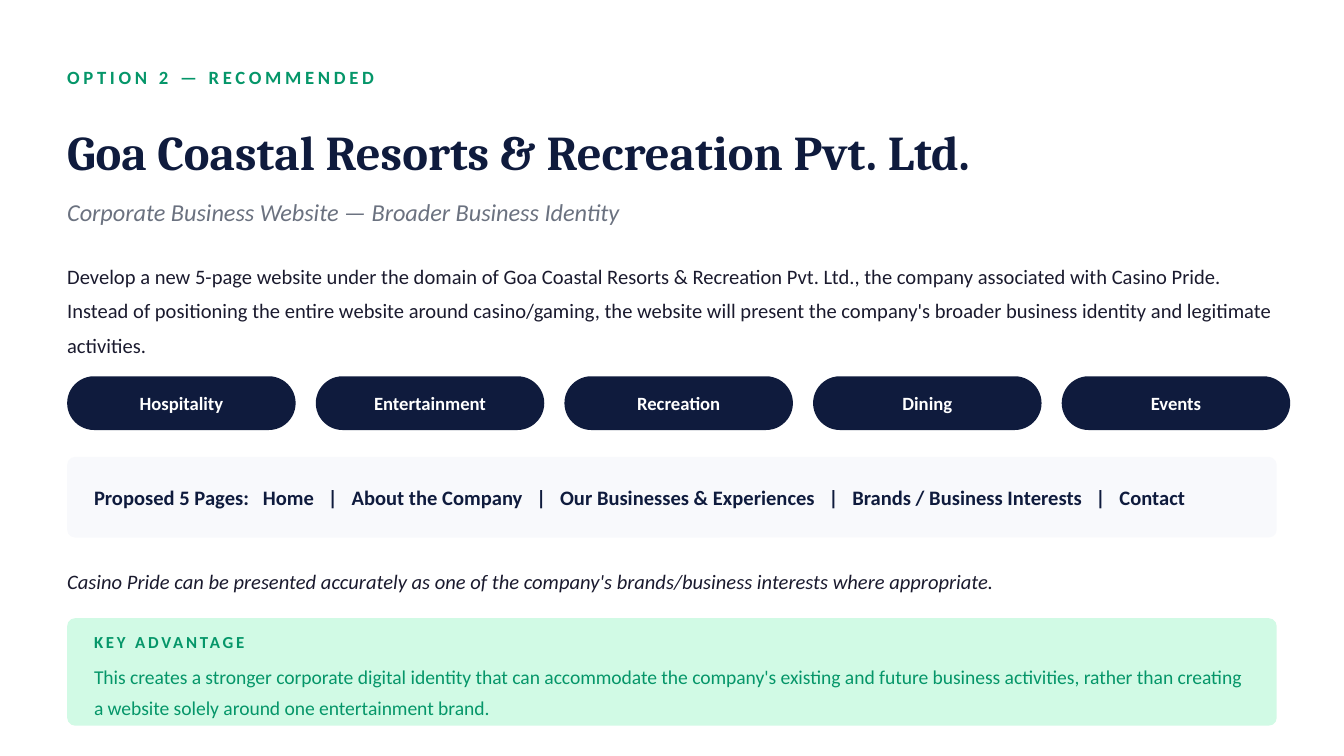
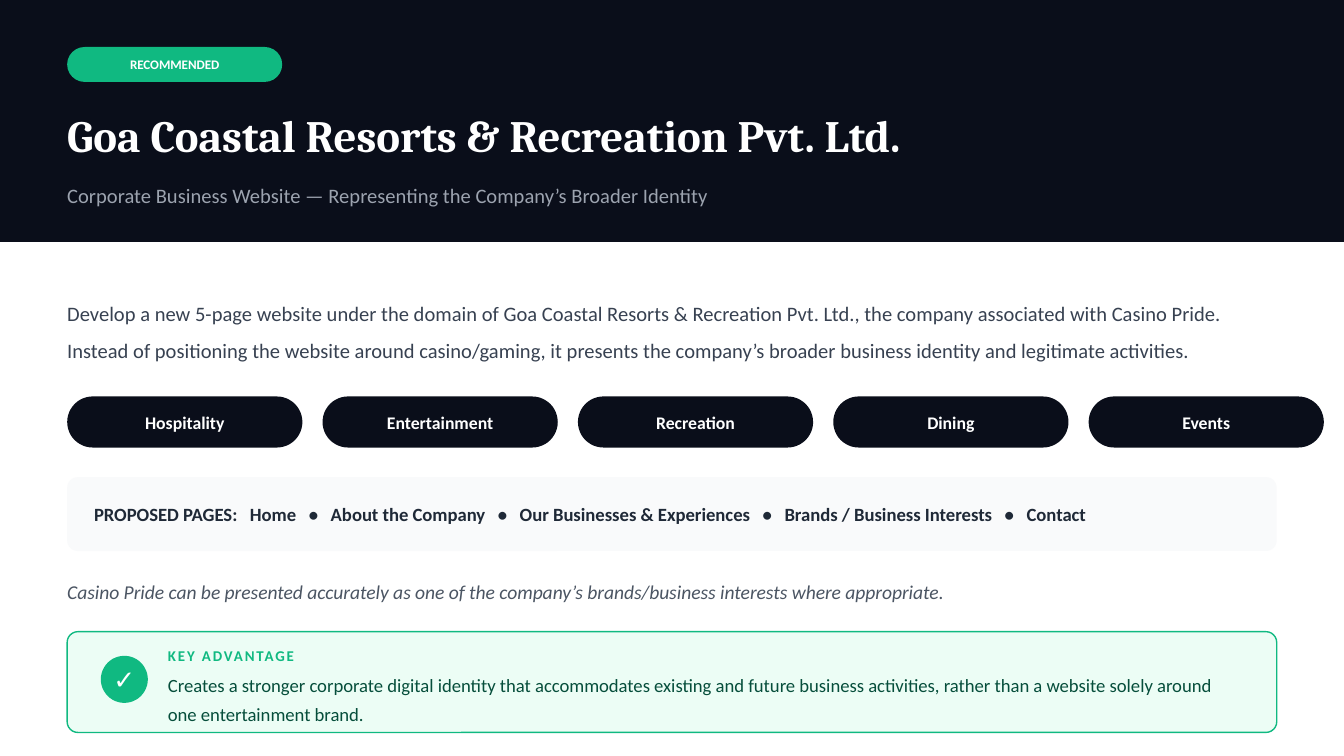
Before and after one commit to consecrating/PPTx, a slide deck: slide 3 of Casino_Pride_Digital_Strategy.pptx. Drawn at 1344x756 pixels with LibreOffice and Linux fonts; fonts in the diff are those of the drawing. Boxes give left, top, right and bottom in pixels: in the first picture for what was removed or moved away, otherwise in the second. Text is boxed around its words. In the diff, an @@ line names an element or a change of style, - is before the commit and + after.

Commit message:
redesign: Premium modern Casino Pride presentation
Complete redesign with contemporary design language:
- Dark immersive title slide with floating glass card
- Modern card-based split layout for options comparison
- Pill badges, green highlight borders for recommended option
- Dark premium pricing card with gold accents
- Process step pills in footer
- Subtle geometric shapes and shadows for depth
- Clean typography hierarchy with gold accent system
- Emerald green for 'recommended' visual cues throughout

Theme: Dark (#0A0E1A) + Gold (#D4A853) + Emerald (#10B981)

```diff
--- a/Casino_Pride_Digital_Strategy.pptx
+++ b/Casino_Pride_Digital_Strategy.pptx
@@ rectangle added at (0, 0, 1344, 242), fill #0A0E1A @@
@@ rounded rectangle added at (67, 47, 282, 82), fill #10B981 @@
@@ text removed at (67, 71, 374, 84) @@
-OPTION 2 — RECOMMENDED
@@ text added at (130, 60, 219, 69), 7 pt, text #FFFFFF, bold @@
+RECOMMENDED
@@ text "Goa Coastal Resorts & Recreation ...": place and size @@
-text "Goa Coastal Resorts & Recreation ..." at (67, 136, 970, 171)
+text "Goa Coastal Resorts & Recreation ..." at (67, 121, 901, 153)
@@ text "Goa Coastal Resorts & Recreation ..." at (67, 121, 901, 153): size 26 to 24 pt, text colour #0F1B3D to #FFFFFF @@
@@ text at (67, 188, 707, 207): text changed; size 13 to 11 pt; text colour #6B7280 to #9CA3AF; italic off @@
-Corporate Business Website — Broader Business Identity
+Corporate Business Website — Representing the Company’s Broader Identity
@@ text at (67, 306, 1221, 362): text changed; text colour #1A1A2E to #374151 @@
-Develop a new 5-page website under the domain of Goa Coastal Resorts & Recreation Pvt. Ltd., the company associated with Casino Pride. Instead of positioning the entire website around casino/gaming, the website will present the company's broader business identity and legitimate activities.
+Develop a new 5-page website under the domain of Goa Coastal Resorts & Recreation Pvt. Ltd., the company associated with Casino Pride. Instead of positioning the website around casino/gaming, it presents the company’s broader business identity and legitimate activities.
@@ rounded rectangle removed at (67, 376, 296, 430) @@
@@ text "Hospitality": place and size @@
-text "Hospitality" at (140, 397, 224, 413)
+text "Hospitality" at (145, 416, 224, 432)
@@ fill #0F1B3D to #0A0E1A in 4 elements at (833, 396, 1068, 448), (578, 396, 813, 448), (323, 396, 558, 448), (67, 396, 302, 448) @@
@@ rounded rectangle: place and size @@
-rounded rectangle at (316, 376, 544, 430)
+rounded rectangle at (67, 396, 302, 448)
@@ text "Entertainment": place and size @@
-text "Entertainment" at (374, 397, 486, 410)
+text "Entertainment" at (387, 416, 493, 429)
@@ rounded rectangle: place and size @@
-rounded rectangle at (564, 376, 793, 430)
+rounded rectangle at (323, 396, 558, 448)
@@ text "Recreation": place and size @@
-text "Recreation" at (637, 397, 720, 410)
+text "Recreation" at (656, 416, 735, 429)
@@ rounded rectangle: place and size @@
-rounded rectangle at (813, 376, 1042, 430)
+rounded rectangle at (578, 396, 813, 448)
@@ text "Dining": place and size @@
-text "Dining" at (902, 397, 952, 413)
+text "Dining" at (927, 416, 974, 432)
@@ rounded rectangle: place and size @@
-rounded rectangle at (1062, 376, 1290, 430)
+rounded rectangle at (833, 396, 1068, 448)
@@ size 10 to 9.5 pt in 5 elements at (145, 416, 224, 432), (387, 416, 493, 429), (656, 416, 735, 429), (927, 416, 974, 432), (1182, 417, 1230, 429) @@
@@ text "Events": place and size @@
-text "Events" at (1151, 398, 1201, 410)
+text "Events" at (1182, 417, 1230, 429)
@@ rounded rectangle added at (1089, 396, 1324, 448), fill #0A0E1A @@
@@ rounded rectangle: place and size @@
-rounded rectangle at (67, 457, 1277, 538)
+rounded rectangle at (67, 477, 1277, 551)
@@ rounded rectangle at (67, 477, 1277, 551): fill #F8F9FC to #F9FAFB; proportions changed @@
@@ text at (94, 508, 1086, 524): text changed; size 11 to 10 pt; text colour #0F1B3D to #1F2937 @@
-Proposed 5 Pages: Home | About the Company | Our Businesses & Experiences | Brands / Business Interests | Contact
+PROPOSED PAGES: Home • About the Company • Our Businesses & Experiences • Brands / Business Interests • Contact
@@ text at (67, 585, 943, 602): text changed; size 11 to 10.5 pt; text colour #1A1A2E to #4B5563 @@
-Casino Pride can be presented accurately as one of the company's brands/business interests where appropriate.
+Casino Pride can be presented accurately as one of the company’s brands/business interests where appropriate.
@@ rounded rectangle: place and size @@
-rounded rectangle at (67, 618, 1277, 726)
+rounded rectangle at (67, 632, 1277, 732)
@@ rounded rectangle at (67, 632, 1277, 732): fill #D1FAE5 to #ECFDF5; outline none to #10B981 0.75 pt; proportions changed @@
@@ ellipse added at (101, 656, 148, 703), fill #10B981 @@
@@ text added at (101, 656, 148, 703), 14 pt, text #FFFFFF, bold @@
+✓
@@ text "KEY ADVANTAGE": place and size @@
-text "KEY ADVANTAGE" at (94, 625, 1250, 659)
+text "KEY ADVANTAGE" at (168, 642, 1243, 669)
@@ text "KEY ADVANTAGE" at (168, 642, 1243, 669): size 9 to 8 pt, text colour #059669 to #10B981, letter spacing 1.5 to 1 pt @@
@@ text at (168, 679, 1211, 721): text changed; size 10.5 to 10 pt; text colour #059669 to #064E3B @@
-This creates a stronger corporate digital identity that can accommodate the company's existing and future business activities, rather than creating a website solely around one entertainment brand.
+Creates a stronger corporate digital identity that accommodates existing and future business activities, rather than a website solely around one entertainment brand.
```
Also in this commit, not shown: 4 other slides changed, 1 other file.
